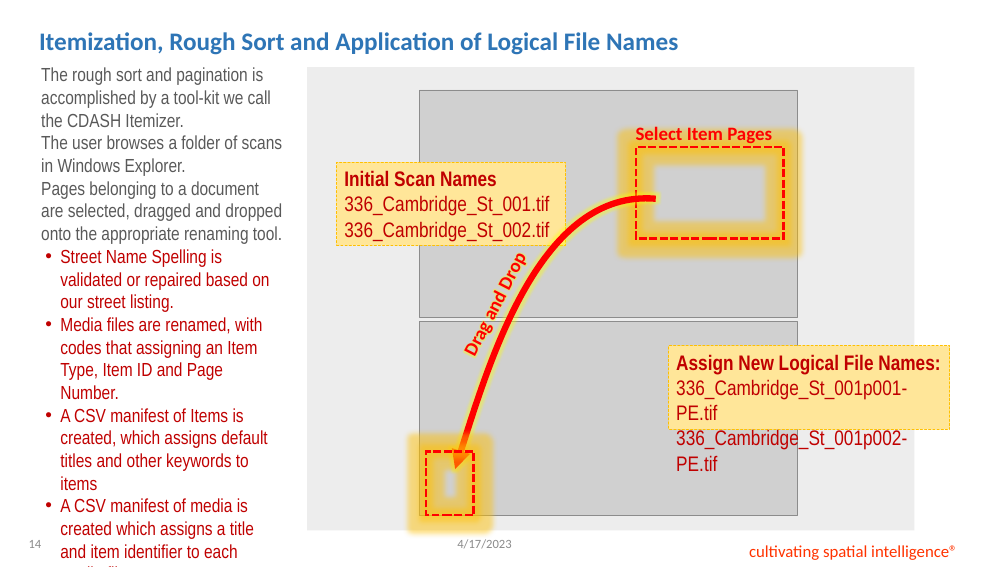
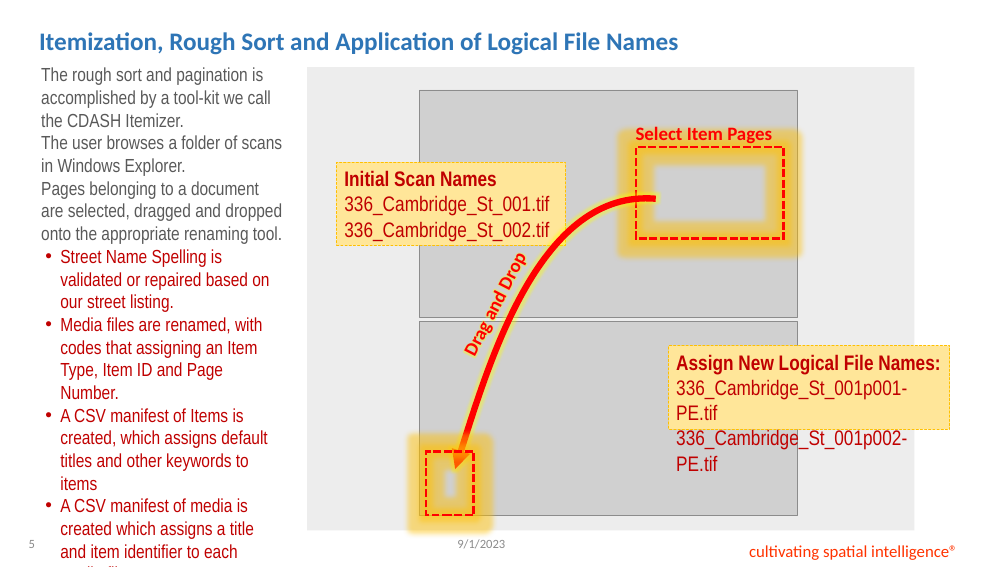
Before and after one commit to C-Dash/Documentation, a slide deck: slide 5 of slideshow/CDashSlideshow_20230109.pptx (slide 14 before the commit). Drawn at 1008x567 pixels with LibreOffice and Linux fonts; fonts in the diff are those of the drawing; grey boxes stand for pictures; background and template pictures are left out. Boxes give left, top, right and bottom in pixels: in the first picture for what was removed or moved away, otherwise in the second. Text is boxed around its words. In the diff, an @@ line names an element or a change of style, - is before the commit and + after.

```diff
--- a/slideshow/CDashSlideshow_20230109.pptx
+++ b/slideshow/CDashSlideshow_20230109.pptx
@@ text at (457,539,505,548): text changed @@
-4/17/2023
+9/1/2023
@@ page number at (29,540,35,548): text changed @@
-14
+5
```
Also in this commit, not shown: 16 other slides changed, 3 other files.
